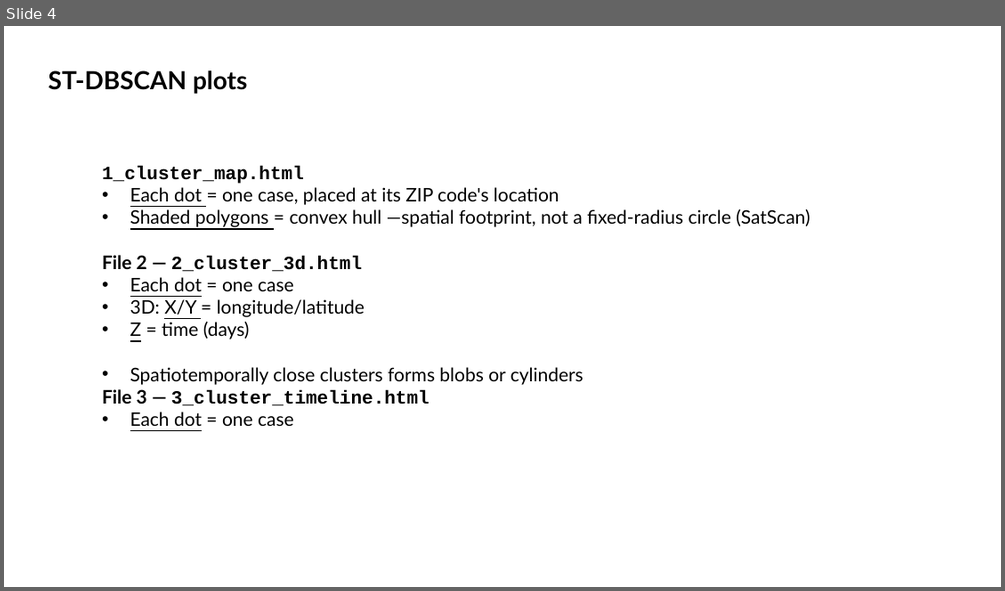
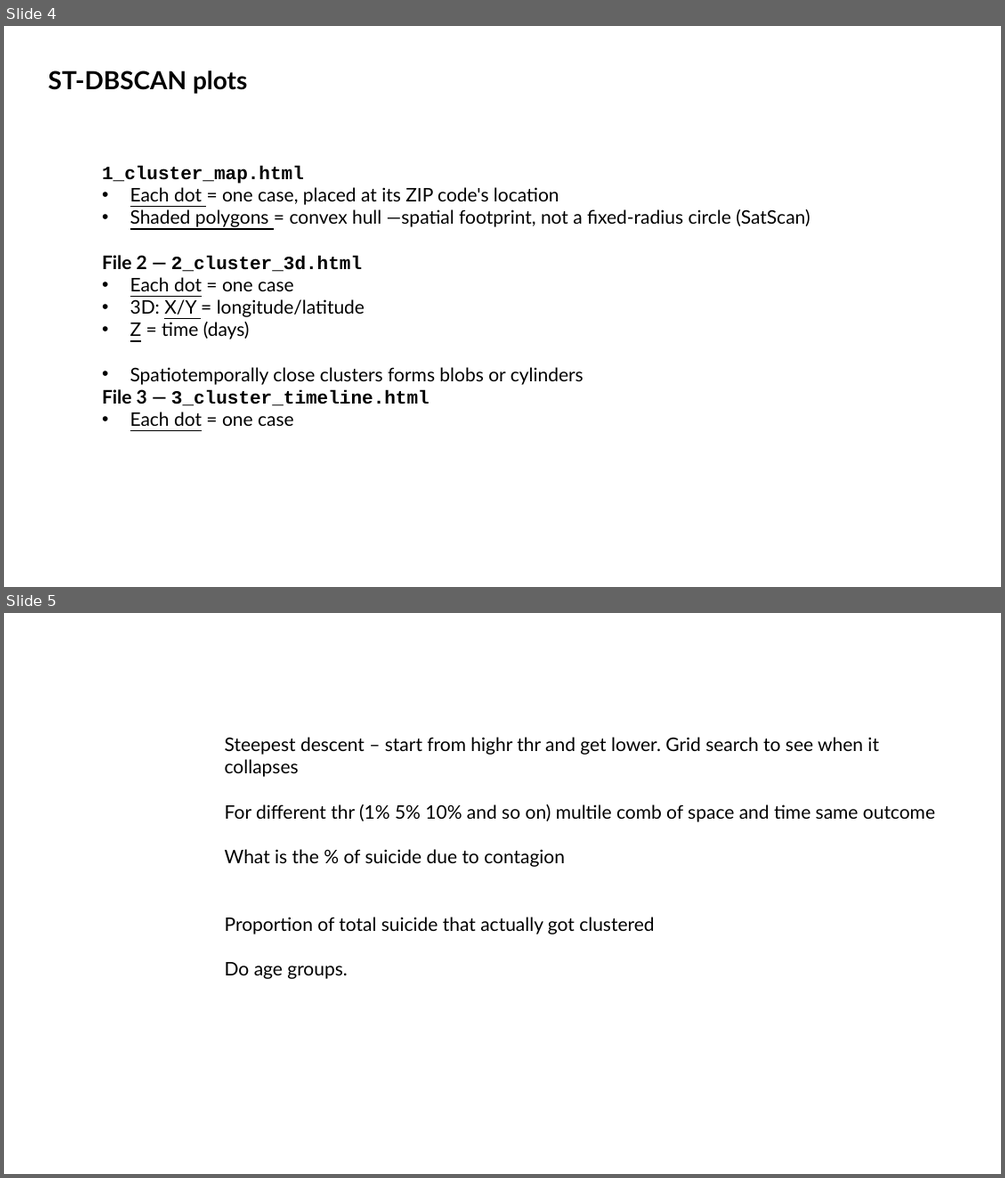
Before and after one commit to MatteoPS/suicide_forecasting, a slide deck: docs/ST-DBSCAN.pptx. Shown one above the other, each under a label of ours: slide 4 before the commit, slides 4 and 5 after it. The pictures are 1005x591 and 1005x1178 pixels, drawn with LibreOffice and Linux fonts; fonts in the diff are those of the drawing. Boxes give left, top, right and bottom in pixels: in the first picture for what was removed or moved away, otherwise in the second. Text is boxed around its words. In the diff, an @@ line names an element or a change of style, - is before the commit and + after.

```diff
--- a/docs/ST-DBSCAN.pptx
+++ b/docs/ST-DBSCAN.pptx
@@ slide 5 added at [4,613,1001,1174], background #FFFFFF @@
@@ text added at [225,737,935,934], 18 pt, text #000000 @@
+Steepest descent – start from highr thr and get lower. Grid search to see when it collapses
+For different thr (1% 5% 10% and so on) multile comb of space and time same outcome
+What is the % of suicide due to contagion
+Proportion of total suicide that actually got clustered
+Do age groups.
```
Also in this commit, not shown: 1 slide changed, 1 other file.
